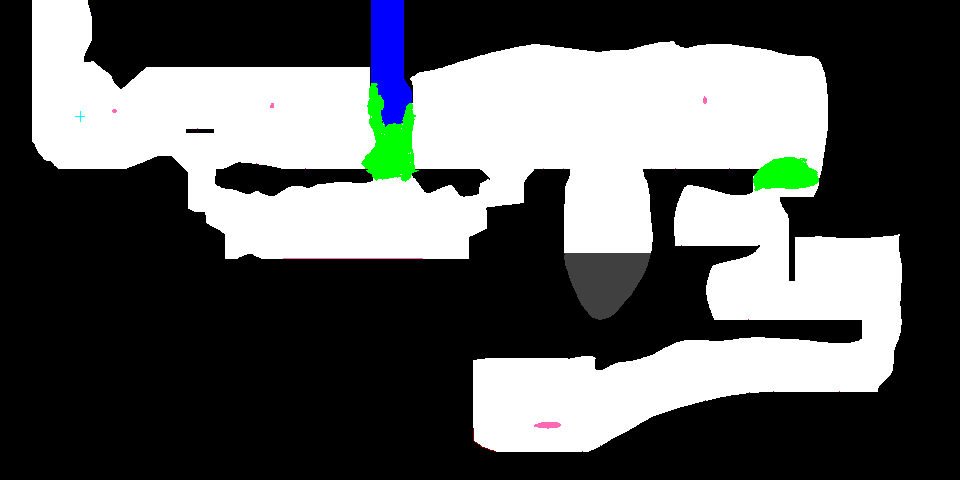
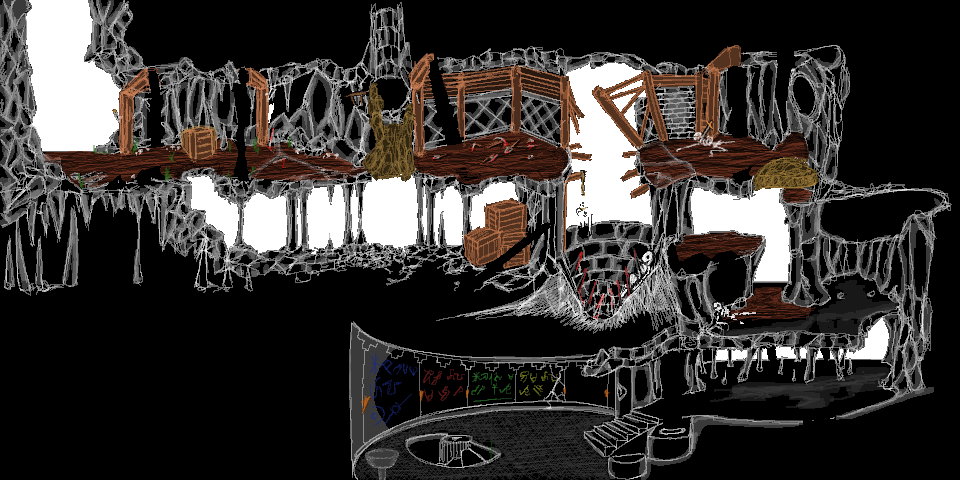
Layers edited between the first and the second w=960, h=480 image:
hid "Physic", painted on it over (x1=0, y1=0, x2=952, y2=480)
showed group "GFX" (9 layers) over (x1=0, y1=0, x2=952, y2=480)
added layer "Sang et os" in group "GFX" over (x1=267, y1=119, x2=757, y2=325)
added layer "Sols" in group "GFX" over (x1=45, y1=131, x2=898, y2=480)
painted on "RemainBack" over (x1=265, y1=88, x2=610, y2=480)
